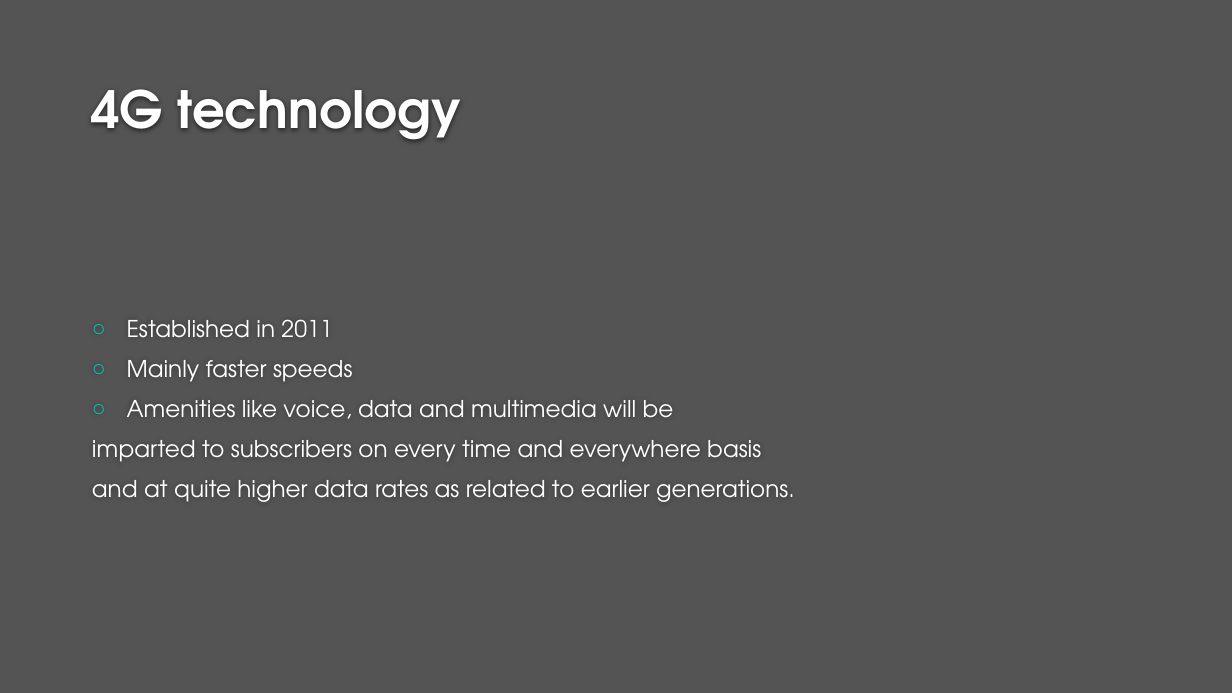
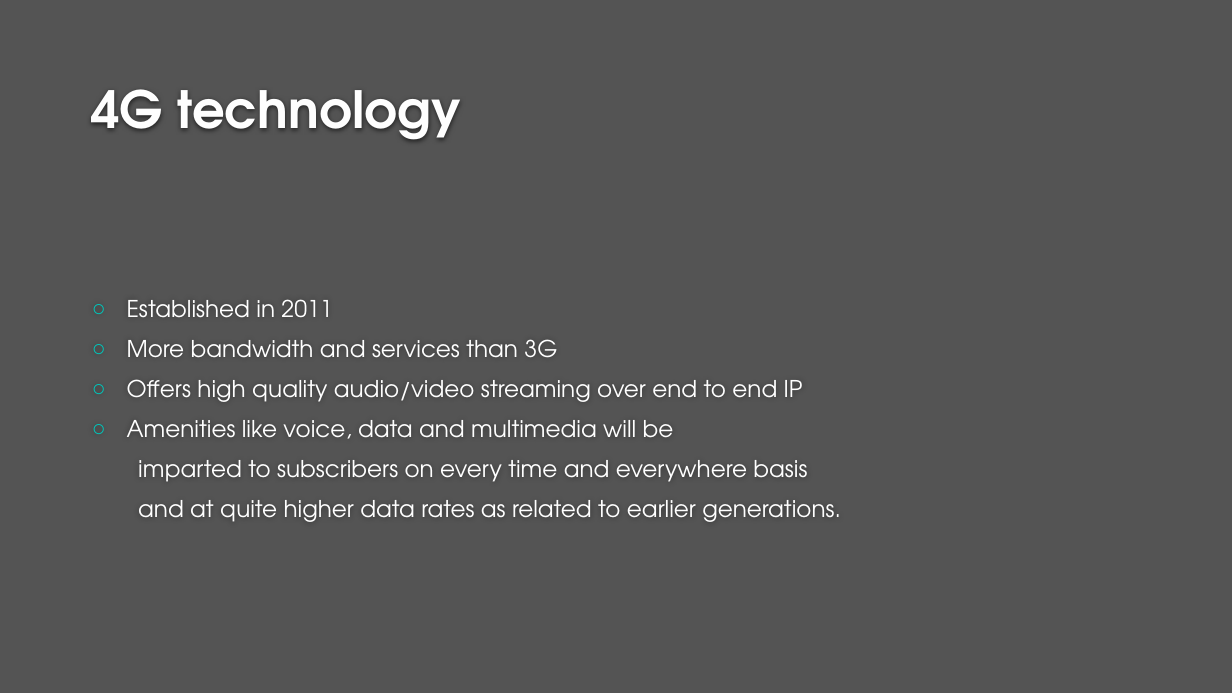
Before and after one commit to hackergirl1/5G-Presentation-, a slide deck: slide 11 of 5G Technologies.pptx. Drawn at 1232x693 pixels with LibreOffice and Linux fonts; fonts in the diff are those of the drawing; background and template pictures are left out. Boxes give left, top, right and bottom in pixels: in the first picture for what was removed or moved away, otherwise in the second. Text is boxed around its words. In the diff, an @@ line names an element or a change of style, - is before the commit and + after.

Commit message:
Changes2

```diff
--- a/5G Technologies.pptx
+++ b/5G Technologies.pptx
@@ text at box(127, 339, 803, 402): text changed @@
-○ Mainly faster speeds
+○ More bandwidth and services than 3G
+○ Offers high quality audio/video streaming over end to end IP
```
